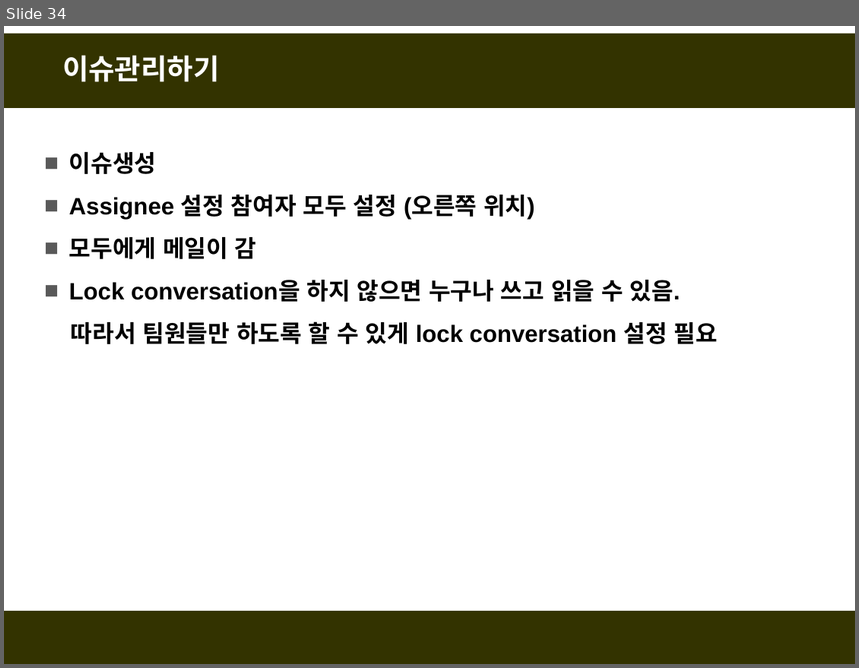
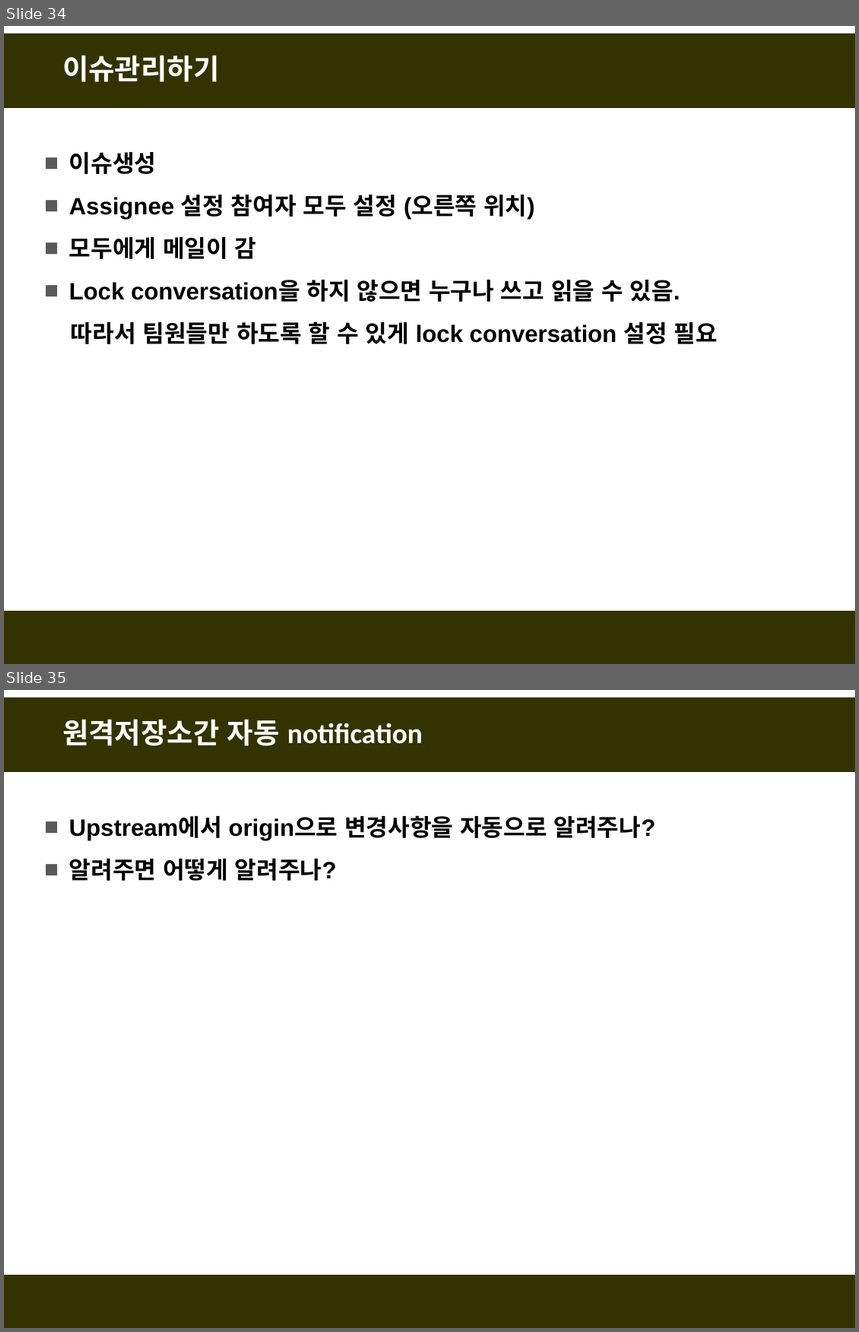
Before and after one commit to fasthill/github-lecture, a slide deck: git및github첫걸음6-정리중.pptx. Shown one above the other, each under a label of ours: slide 34 before the commit, slides 34 and 35 after it. The pictures are 859x668 and 859x1332 pixels, drawn with LibreOffice and Linux fonts; fonts in the diff are those of the drawing. Boxes give left, top, right and bottom in pixels: in the first picture for what was removed or moved away, otherwise in the second. Text is boxed around its words. In the diff, an @@ line names an element or a change of style, - is before the commit and + after.

```diff
--- a/git및github첫걸음6-정리중.pptx
+++ b/git및github첫걸음6-정리중.pptx
@@ slide 35 added at (x1=4, y1=690, x2=855, y2=1328), background #FFFFFF; not listed: 2 template elements that a slide beside it also shows @@
@@ title added at (x1=63, y1=719, x2=423, y2=746), 24 pt, text #FFFFFF, bold @@
+원격저장소간 자동 notification
@@ text added at (x1=69, y1=815, x2=656, y2=881), 20 pt, text #000000, bold @@
+■ Upstream에서 origin으로 변경사항을 자동으로 알려주나?
+■ 알려주면 어떻게 알려주나?
```
